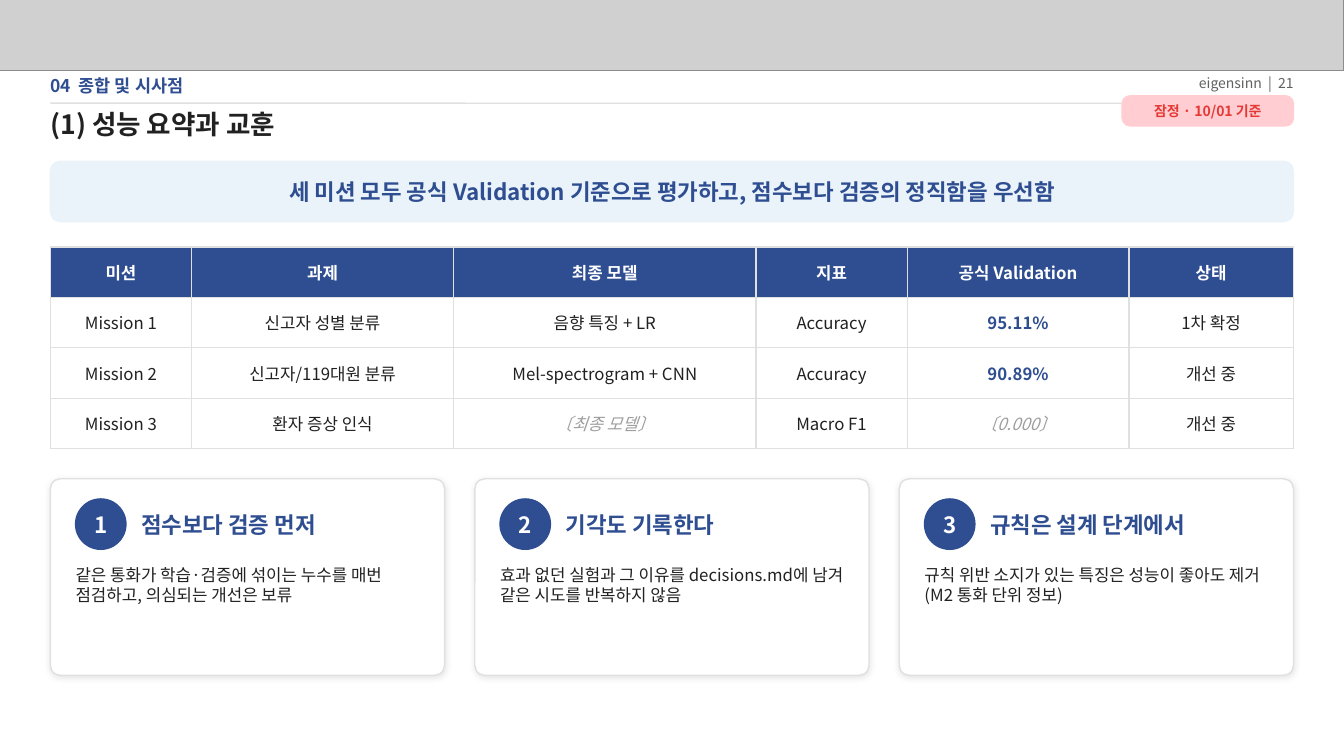
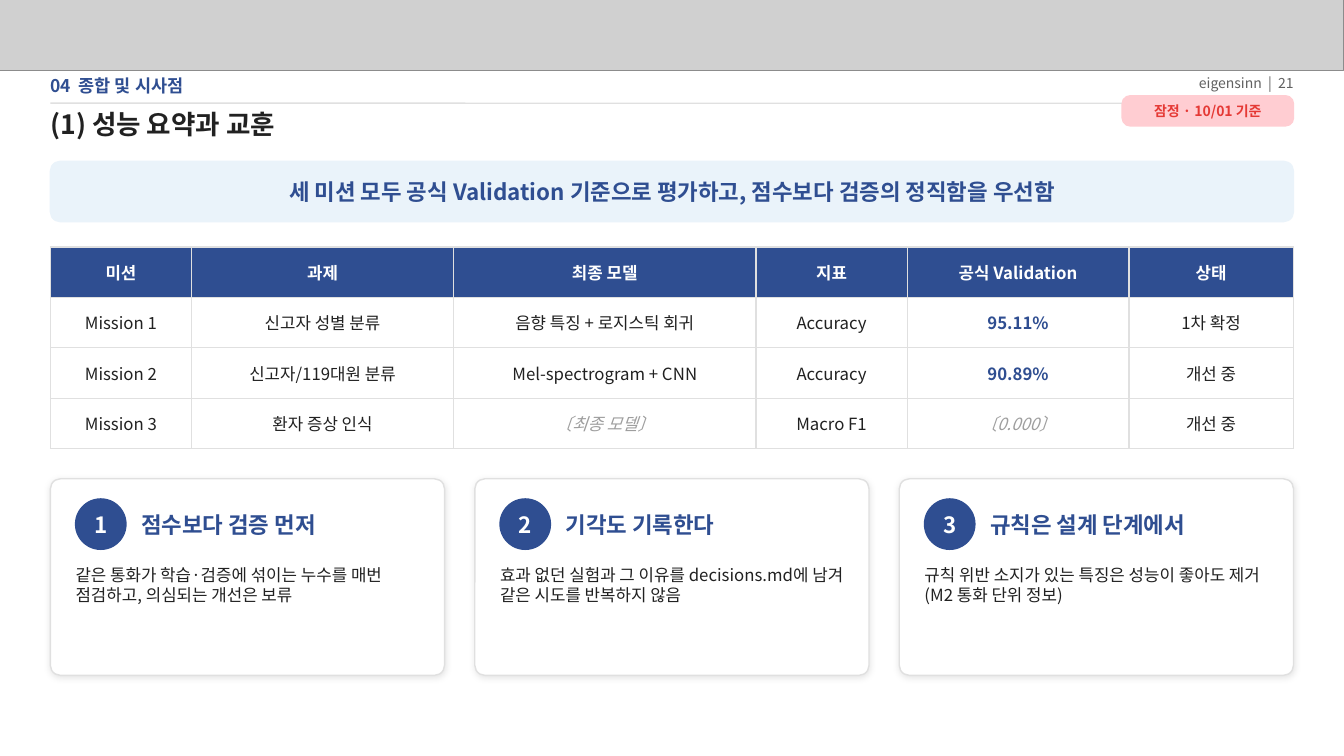
Before and after one commit to eigensinn-dcc2026/prelim, a slide deck: slide 21 of ppt/DCC2026_예선_결과정리.pptx. Drawn at 1344x756 pixels with LibreOffice and Linux fonts; fonts in the diff are those of the drawing; grey boxes stand for pictures. Boxes give left, top, right and bottom in pixels: in the first picture for what was removed or moved away, otherwise in the second. Text is boxed around its words. In the diff, an @@ line names an element or a change of style, - is before the commit and + after.

```diff
--- a/ppt/DCC2026_예선_결과정리.pptx
+++ b/ppt/DCC2026_예선_결과정리.pptx
@@ table at box(50, 247, 1294, 436) @@
-row 2, column 3: 음향 특징 + LR
+row 2, column 3: 음향 특징 + 로지스틱 회귀
```
Also in this commit, not shown: 8 other slides changed, 1 other file.
